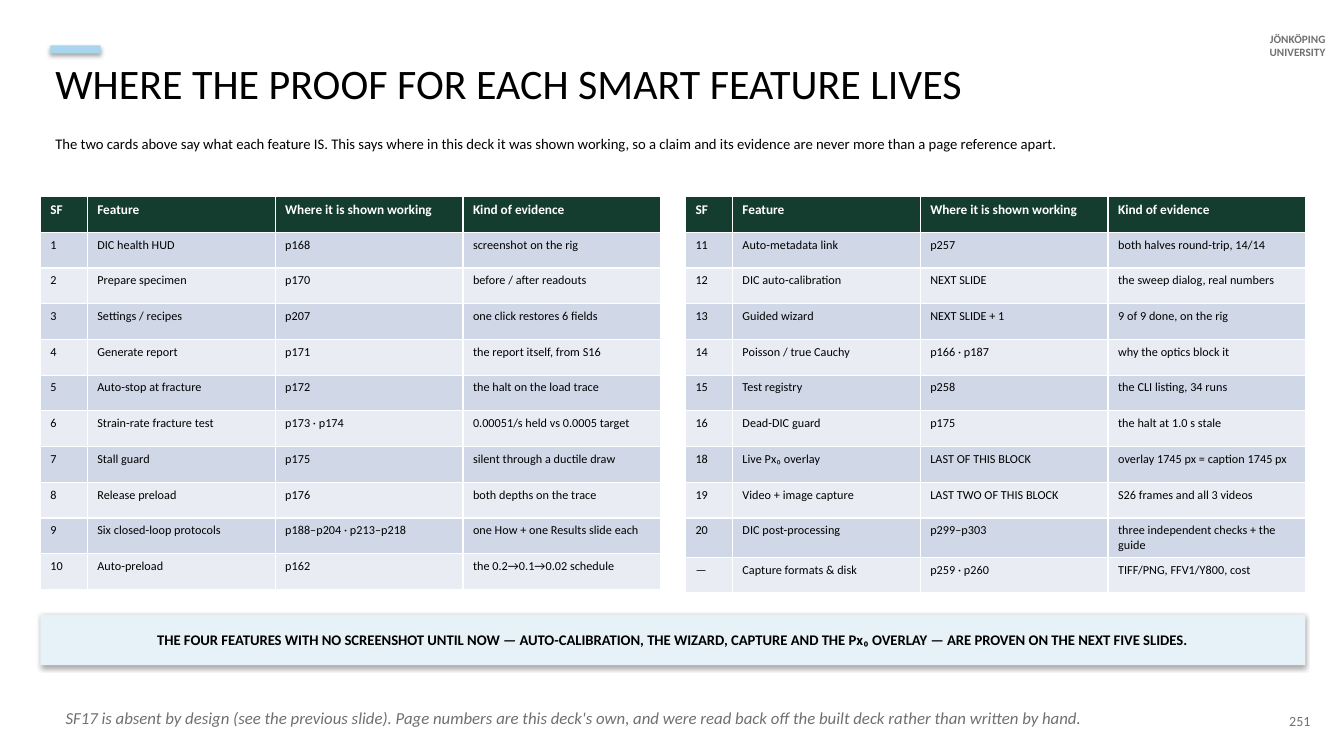
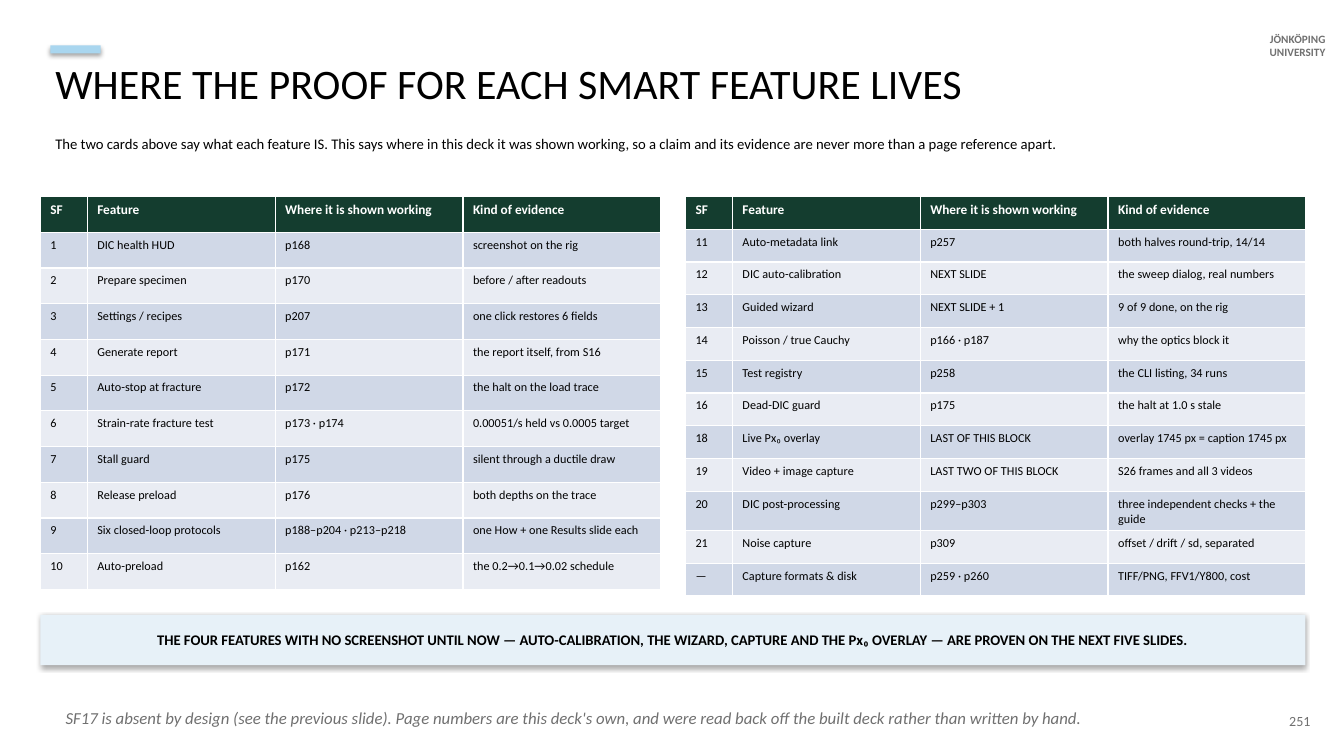
Before and after one commit to AdithyaSivakumar-3/UTM, a slide deck: slide 111 of documentation/decks/V6a_8_6_20_slides.pptx. Drawn at 1344x756 pixels with LibreOffice and Linux fonts; fonts in the diff are those of the drawing. Boxes give left, top, right and bottom in pixels: in the first picture for what was removed or moved away, otherwise in the second. Text is boxed around its words. In the diff, an @@ line names an element or a change of style, - is before the commit and + after.

```diff
--- a/documentation/decks/V6a_8_6_20_slides.pptx
+++ b/documentation/decks/V6a_8_6_20_slides.pptx
@@ table at (x1=686, y1=197, x2=1306, y2=590) @@
+row 11: 21 | Noise capture | p309 | offset / drift / sd, separated
```
Also in this commit, not shown: 2 other slides changed, 1 slide added, 4 other files.
